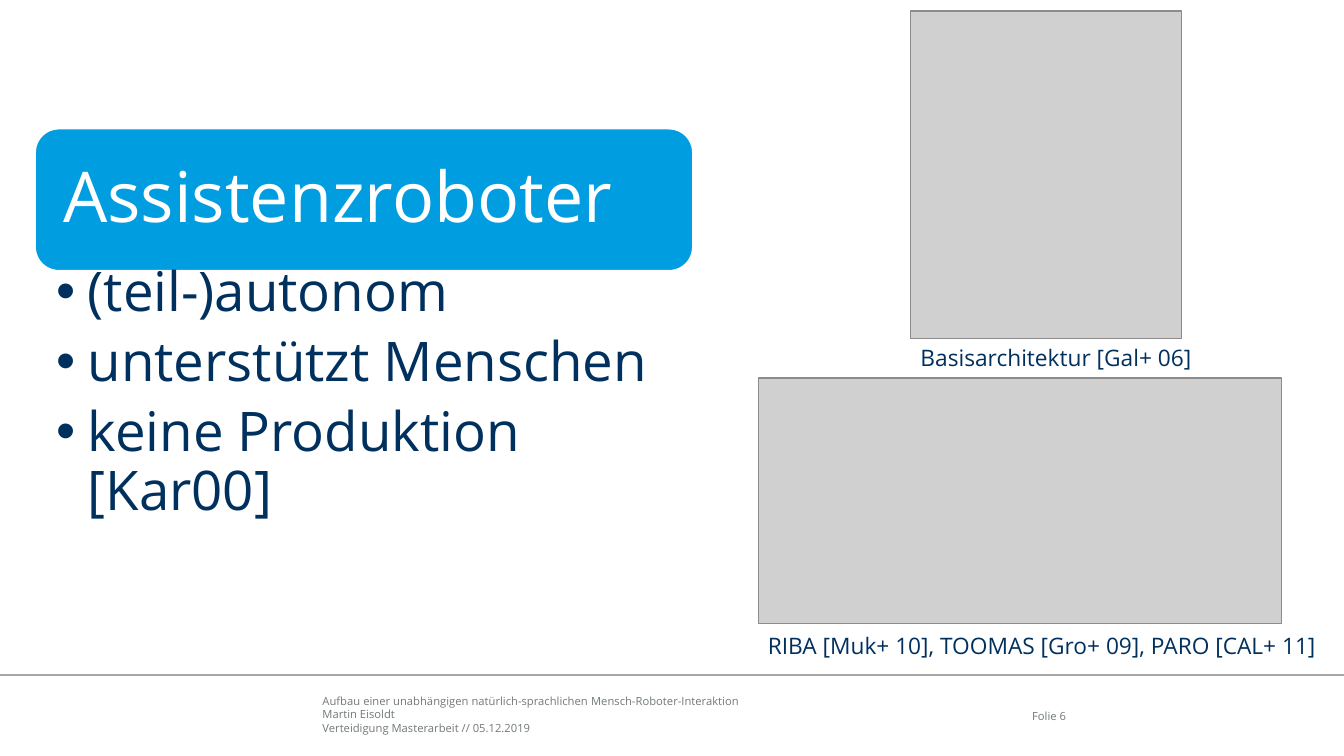
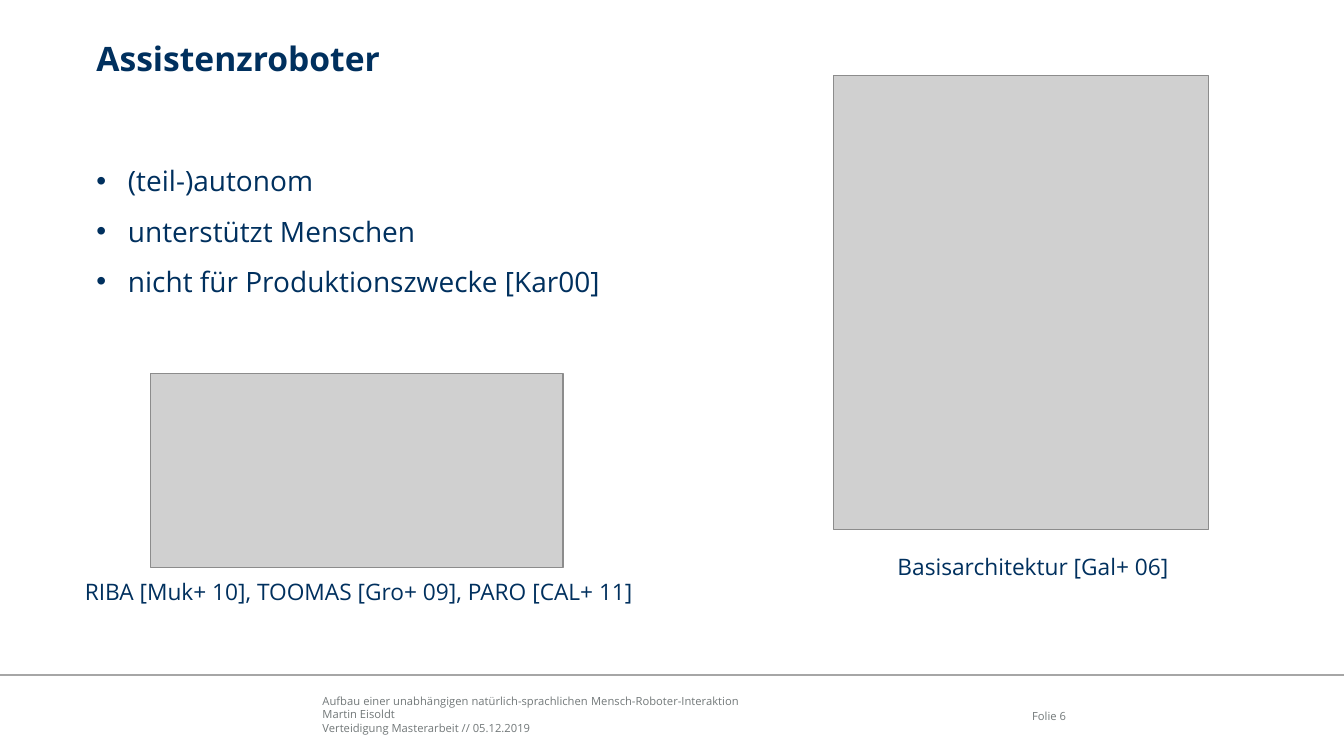
Before and after one commit to edegeyer/masterarbeit, a slide deck: slide 6 of verteidigung/verteidigung.pptx. Drawn at 1344x756 pixels with LibreOffice and Linux fonts; fonts in the diff are those of the drawing; grey boxes stand for pictures; background and template pictures are left out. Boxes give left, top, right and bottom in pixels: in the first picture for what was removed or moved away, otherwise in the second. Text is boxed around its words. In the diff, an @@ line names an element or a change of style, - is before the commit and + after.

```diff
--- a/verteidigung/verteidigung.pptx
+++ b/verteidigung/verteidigung.pptx
@@ title "Assistenzroboter": place and size @@
-title "Assistenzroboter" at <box>63,168,612,223</box>
+title "Assistenzroboter" at <box>96,45,379,72</box>
@@ title "Assistenzroboter" at <box>96,45,379,72</box>: size 50 to 24 pt, text colour #FFFFFF to #00305E, bold on; line spacing 0.9 to 1; less space between paragraphs; vertical alignment middle to top @@
@@ picture: place and size @@
-picture at <box>910,11,1182,339</box>
+picture at <box>834,76,1209,529</box>
@@ rounded rectangle removed at <box>35,129,693,271</box> @@
@@ text added at <box>128,169,600,297</box>, 20 pt, text #00305E @@
+• (teil-)autonom
+• unterstützt Menschen
+• nicht für Produktionszwecke [Kar00]
@@ text removed at <box>88,261,647,519</box> @@
-  • (teil-)autonom
-  • unterstützt Menschen
-  • keine Produktion [Kar00]
@@ picture: place and size @@
-picture at <box>758,378,1281,623</box>
+picture at <box>150,374,563,568</box>
@@ text "Basisarchitektur [Gal+ 06]": place and size @@
-text "Basisarchitektur [Gal+ 06]" at <box>920,348,1191,370</box>
+text "Basisarchitektur [Gal+ 06]" at <box>897,557,1168,579</box>
@@ text "RIBA [Muk+ 10], TOOMAS [Gro+ ...": place and size @@
-text "RIBA [Muk+ 10], TOOMAS [Gro+ ..." at <box>768,636,1315,658</box>
+text "RIBA [Muk+ 10], TOOMAS [Gro+ ..." at <box>85,582,632,604</box>
```
Also in this commit, not shown: 10 other slides changed, 1 slide added.
